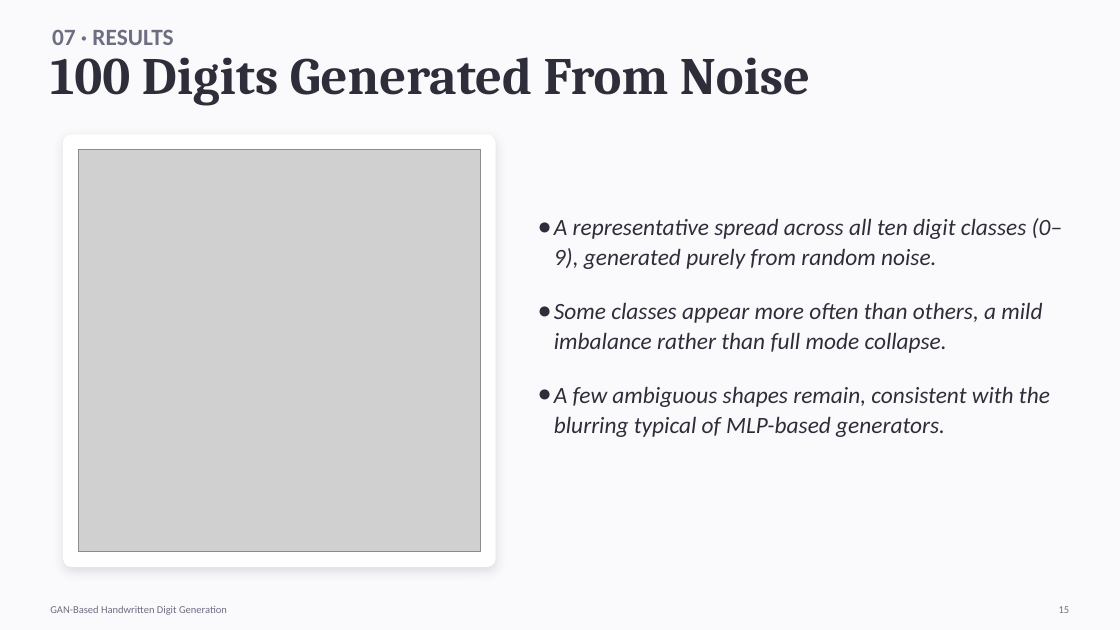
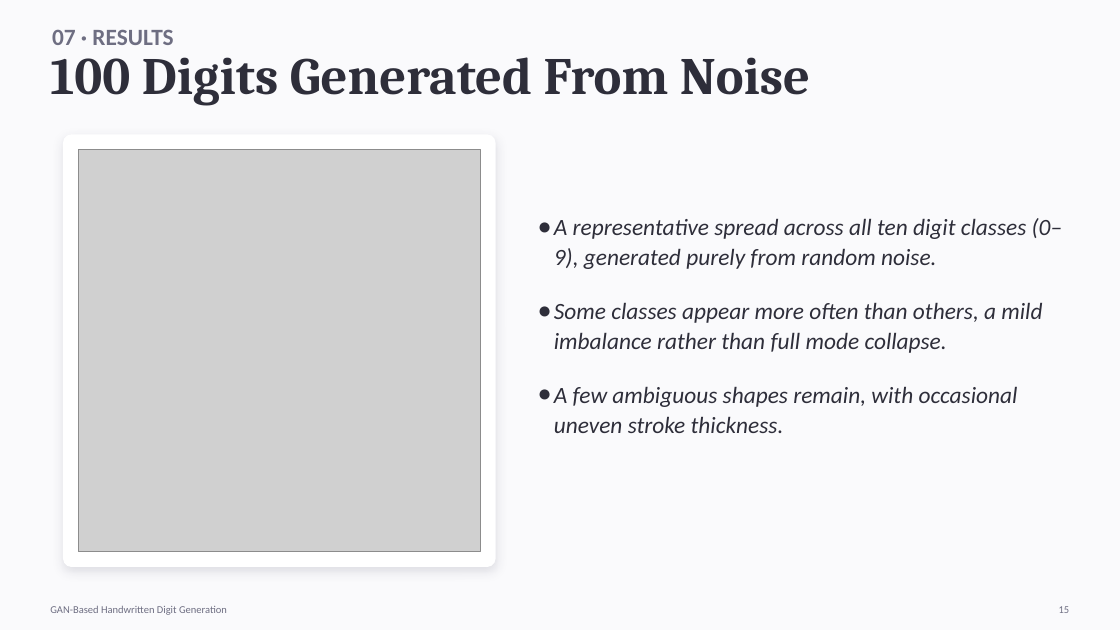
Before and after one commit to Stoobyy/gan-handwriting, a slide deck: slide 15 of Presentation PPT/Presentation PPT.pptx. Drawn at 1120x630 pixels with LibreOffice and Linux fonts; fonts in the diff are those of the drawing; grey boxes stand for pictures. Boxes give left, top, right and bottom in pixels: in the first picture for what was removed or moved away, otherwise in the second. Text is boxed around its words. In the diff, an @@ line names an element or a change of style, - is before the commit and + after.

```diff
--- a/Presentation PPT/Presentation PPT.pptx
+++ b/Presentation PPT/Presentation PPT.pptx
@@ text at bbox=[554, 386, 1018, 433]: text changed @@
-● A few ambiguous shapes remain, consistent with the blurring typical of MLP-based generators.
+● A few ambiguous shapes remain, with occasional uneven stroke thickness.
```
Also in this commit, not shown: 11 other slides changed, 14 other files.
